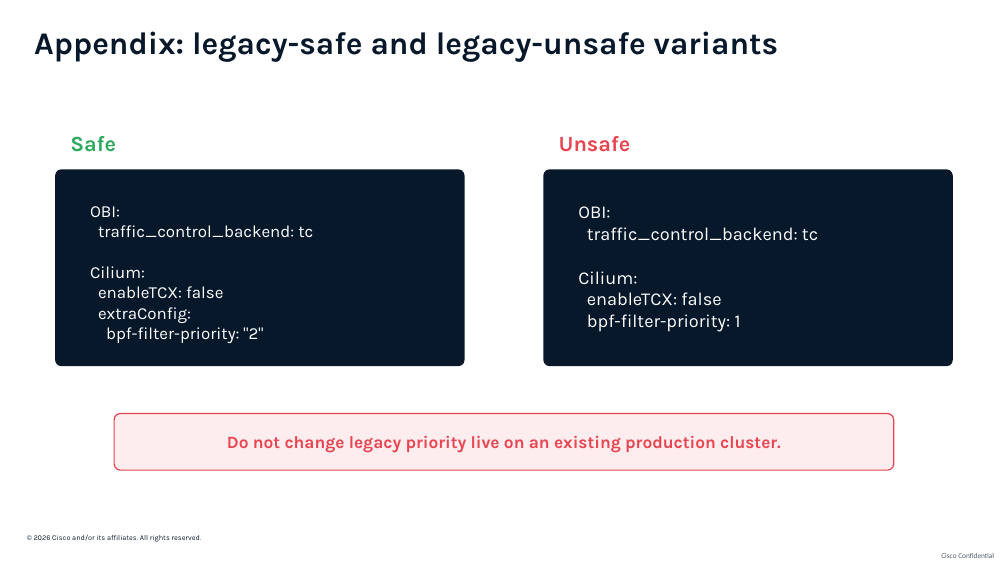
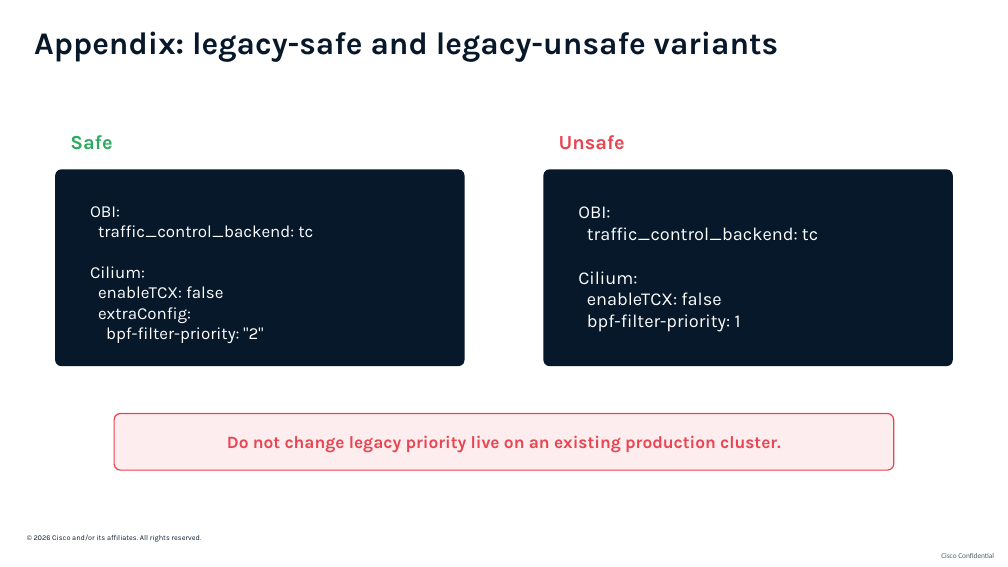
Before and after one commit to ajimenez1503/cilium-obi-demo, a slide deck: slide 34 of slides/cilium-obi-session-deck-latest.pptx (slide 33 before the commit). Drawn at 1008x567 pixels with LibreOffice and Linux fonts; fonts in the diff are those of the drawing; background and template pictures are left out. Boxes give left, top, right and bottom in pixels: in the first picture for what was removed or moved away, otherwise in the second. Text is boxed around its words. In the diff, an @@ line names an element or a change of style, - is before the commit and + after.

```diff
--- a/slides/cilium-obi-session-deck-latest.pptx
+++ b/slides/cilium-obi-session-deck-latest.pptx
@@ text "Safe" at (70,135,112,150): size 20.6 to 19 pt @@
@@ text "Unsafe" at (559,135,625,150): size 20.6 to 19 pt @@
```
Also in this commit, not shown: 8 other slides changed, 2 slides added, 1 slide removed.
